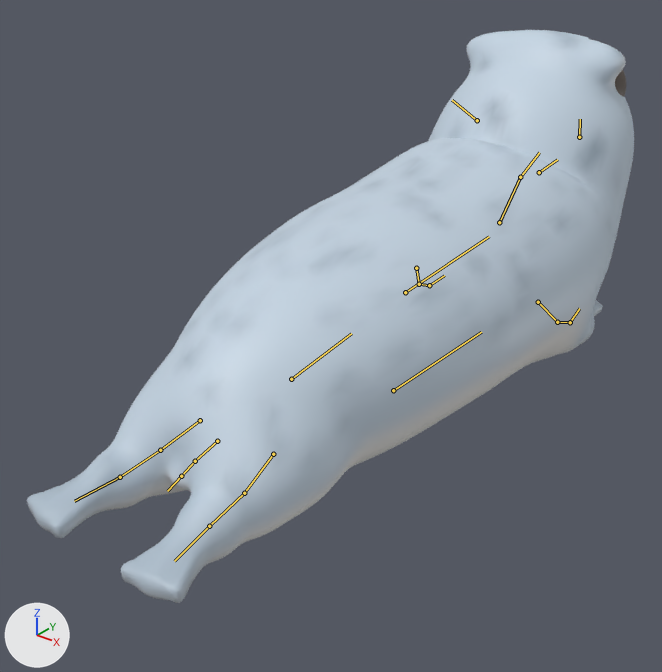
One commit to the glTF model game/art/models/harbor_seal.glb: the scene before it, then after it.
Both versions are drawn from a camera (50 mm lens) standing at (0.777, -1.144, 0.772) and looking at (-0.105, -0.042, 0.088). Arrows for +X, +Y and +Z are at lower left; the lights stay in place. The older version comes first. Both versions are drawn at frame 17 of the action 'fidget'; the numbers are the values there. The bones that bend it are drawn over the model as lines.

In view in the first picture: 'harbor_seal_movie'.
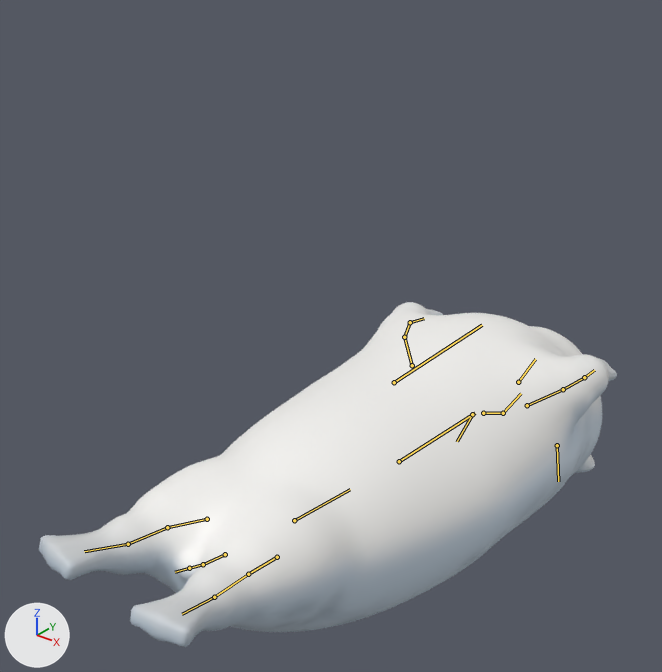
Pixel boxes (x1, y1, x2, y2) of what changed, in the pictures (662 x 672 px):
'harbor_seal_movie', posed (40% shorter)
    before: (27, 30, 634, 603)
    after: (39, 302, 617, 647)
bone 'root', root to tip
    before: (393, 390) to (481, 332)
    after: (394, 382) to (482, 325)
bone 'neck', root to tip
    before: (499, 222) to (520, 177)
    after: (483, 413) to (503, 413)
bone 'head', root to tip
    before: (520, 177) to (539, 152)
    after: (503, 413) to (521, 393)
bone 'jaw', root to tip
    before: (539, 172) to (557, 159)
    after: (518, 382) to (535, 359)
bone 'fl_upper.L', root to tip
    before: (416, 268) to (419, 284)
    after: (527, 405) to (563, 389)
bone 'fl_upper.R', root to tip
    before: (538, 302) to (557, 322)
    after: (412, 365) to (404, 337)
bone 'hl_foot.L', root to tip
    before: (120, 477) to (74, 501)
    after: (214, 597) to (182, 614)
bone 'hl_foot.R', root to tip
    before: (209, 526) to (174, 561)
    after: (128, 544) to (84, 551)

The edits, one by one:
Bone 'root' (bone_root) moves from (0.0, 0.0, 0.0) to (0.0, 0.0, 0.016).
Bone 'root' (bone_root) turns from (0, 0, 0) to (0, -180, 0) degrees about its own x, y and z.
Bone 'neck' (bone_neck) turns from (16, 0, 0) to (-6, 0, 0) degrees about its own x, y and z.
Bone 'head' (bone_head) turns from (14, 0, 0) to (0, 0, 0) degrees about its own x, y and z.
Bone 'jaw' (bone_jaw) turns from (-9, 0, 0) to (0, 0, 0) degrees about its own x, y and z.
Bone 'fl_upper.L' (bone_fl_upper_l) turns from (23, 0, -15) to (23, 0, 15) degrees about its own x, y and z.
Bone 'fl_upper.R' (bone_fl_upper_r) turns from (26, 0, 15) to (26, 0, -15) degrees about its own x, y and z.
Bone 'hl_foot.L' (bone_hl_foot_l) turns from (0, 0, 0) to (15, 0, 0) degrees about its own x, y and z.
Bone 'hl_foot.R' (bone_hl_foot_r) turns from (0, 0, 0) to (15, 0, 0) degrees about its own x, y and z.
